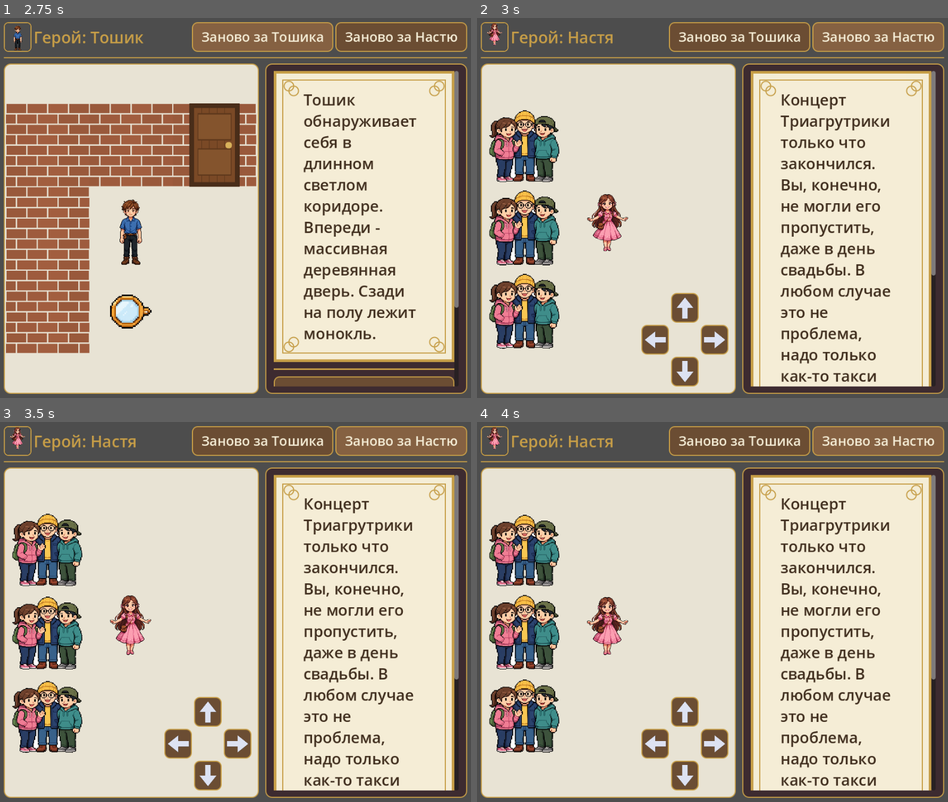
Above: before the commit, frames 1-4 (two rows, left to right).
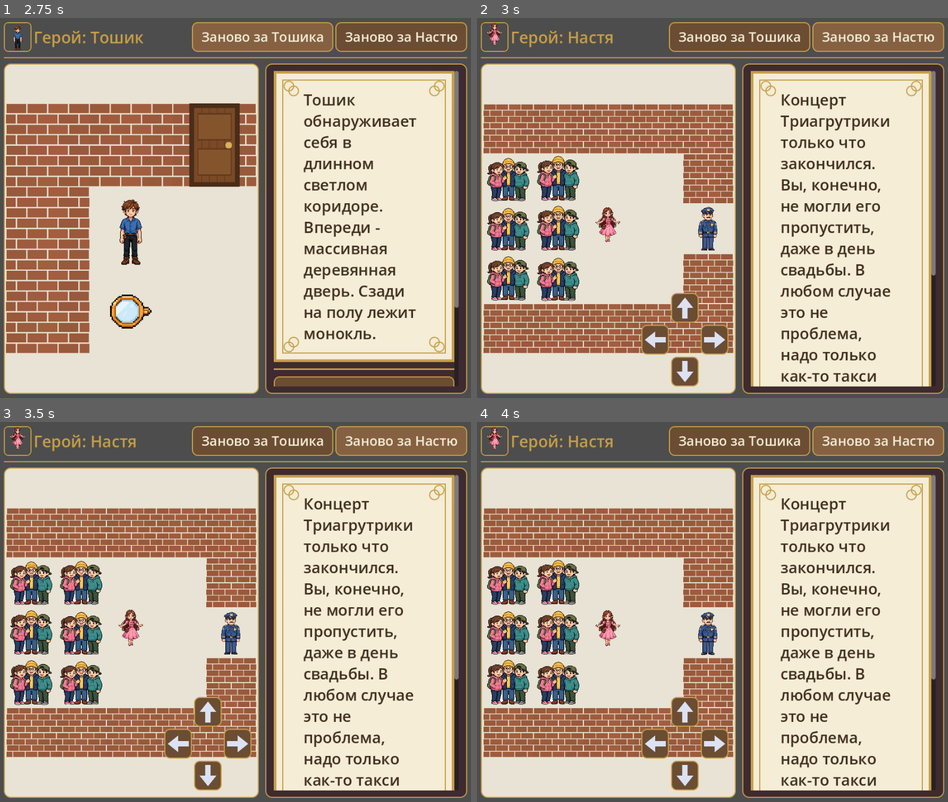
Above: after the commit, the same moments.

Repository: ssokratov/tnquest_godot
Game: Godot game, scene res://scenes/main.tscn
Two runs of this game, one before a commit and one after it. Both use one fixed random seed, a clock stepped at 60 frames per second and the inputs below.
Inputs:
- Up to frame 1 (2.75 s): click "Заново за Тошика" at 0.5 s; click "Заново за Тошика" at 1.25 s; click "Заново за Тошика" at 2 s
- Up to frame 2 (3 s): click "Заново за Настю" at 2.75 s
- Up to frame 3 (3.5 s): no input
- Up to frame 4 (4 s): click "Заново за Настю" at 3.5 s

Frame 1 is identical in both runs. In frame 2, 22% of the frame differs, in the area x 1-55%, y 22-89%; in frame 3, 22%; in frame 4, 22%.

Commit message:
Shoe as a photo card on the floor (sprite untouched); answer buttons left padding 18; narrow dialog buttons 76, D-pad 64; Nastya sees 5x5 from the start

Diff:
--- a/scripts/main.gd
+++ b/scripts/main.gd
@@ -60,6 +60,7 @@
 # Characters do not cycle frames: they squash (see _process).
 var squash_sprites: Array = []
 var small_sprites: Array = []
+var card_sprites: Array = []
 var scaled_sprites: Array = []
 var anim_time := 0.0
 var arrow_icons := {}
@@ -104,6 +105,10 @@
 # render at CHAR_SPRITE_SCALE (see SPRITE_SCALE) so their heads clear
 # the cell edge.
 const ITEM_SPRITES := ["monocle", "extinguisher", "boots", "key", "shoe"]
+# Items drawn as a note/photo card lying on the floor: the sprite
+# itself is untouched, it is composited at runtime onto a procedural
+# ivory card (slightly rotated, soft shadow). Only "shoe" for now.
+const CARD_ITEM_SPRITES := ["shoe"]
 # Big static items: a phone booth is furniture, not a pocket item —
 # it gets character height but never squashes like a character.
 const BIG_ITEM_SPRITES := {"taxofon": 0.9}
@@ -212,6 +217,24 @@
 	if get_viewport_rect().size.x < NARROW_WIDTH:
 		return 64
 	return 56
+
+
+func _dialog_button_min_height() -> int:
+	# Dialog-area buttons (answers, inventory/journal, submit) are
+	# taller than the header buttons on narrow windows, where the
+	# user reads them as the main controls. Desktops keep 56.
+	if get_viewport_rect().size.x < NARROW_WIDTH:
+		return 76
+	return 56
+
+
+func _dpad_button_size() -> int:
+	# Arrow buttons are square; bigger on narrow windows (their
+	# icons scale via expand_icon). Wide keeps 52 wide; the height
+	# there stays the 56 floor from _button_min_height().
+	if get_viewport_rect().size.x < NARROW_WIDTH:
+		return 64
+	return 52
 
 
 func _set_button_height(button: Button, h: int) -> void:
@@ -537,6 +560,7 @@
 	submit_button.focus_mode = FOCUS_NONE
 	submit_button.add_theme_font_size_override("font_size", 20)
 	_style_button(submit_button)
+	_set_button_height(submit_button, _dialog_button_min_height())
 	submit_button.pressed.connect(_on_text_submit)
 	input_row.add_child(submit_button)
 	feedback_label = Label.new()
@@ -568,6 +592,7 @@
 		button.focus_mode = FOCUS_NONE
 		button.add_theme_font_size_override("font_size", 18)
 		_style_button(button)
+		_set_button_height(button, _dialog_button_min_height())
 		button.pressed.connect(_on_move.bind(code))
 		inv_row.add_child(button)
 		dpad_buttons[code] = button
@@ -580,16 +605,17 @@
 	# Row 1: (empty) / up / (empty); row 2: left / centre / right;
 	# row 3: (empty) / down / (empty).
 	var dpad_layout := ["", "t", "", "l", "", "r", "", "d", ""]
+	var ds := _dpad_button_size()
 	for code in dpad_layout:
 		if code == "":
 			var spacer := Control.new()
-			spacer.custom_minimum_size = Vector2(52, 52)
+			spacer.custom_minimum_size = Vector2(ds, ds)
 			dpad.add_child(spacer)
 		else:
 			var button := Button.new()
 			button.icon = _arrow_icon(code)
 			button.expand_icon = true
-			button.custom_minimum_size = Vector2(52, 52)
+			button.custom_minimum_size = Vector2(ds, ds)
 			button.focus_mode = FOCUS_NONE
 			_style_button(button)
 			button.pressed.connect(_on_move.bind(code))
@@ -807,18 +833,34 @@
 	# Button tap targets follow the viewport: taller on narrow
 	# windows (phones), standard on desktops. Recomputed here so a
 	# rotation or window resize updates buttons built earlier.
+	# Header buttons use the standard height; dialog-area buttons
+	# (answers, inventory/journal, submit) are taller on narrow;
+	# arrow buttons are square and bigger on narrow (their icons
+	# scale via expand_icon).
 	var bh := _button_min_height()
+	var dbh := _dialog_button_min_height()
+	var ds := _dpad_button_size()
 	_set_button_height(reset_toshik_button, bh)
 	_set_button_height(reset_nastya_button, bh)
-	_set_button_height(submit_button, bh)
+	_set_button_height(submit_button, dbh)
 	for code in dpad_buttons:
-		_set_button_height(dpad_buttons[code] as Button, bh)
+		var db := dpad_buttons[code] as Button
+		if db == null:
+			continue
+		if code in ["i", "j"]:
+			_set_button_height(db, dbh)
+		else:
+			db.custom_minimum_size = Vector2(ds, bh)
+	if dpad_pad != null:
+		for child in dpad_pad.get_children():
+			if not (child is Button):
+				(child as Control).custom_minimum_size = Vector2(ds, ds)
 	if answers_box != null:
 		for child in answers_box.get_children():
-			_set_button_height(child as Button, bh)
+			_set_button_height(child as Button, dbh)
 	if inv_row != null:
 		for child in inv_row.get_children():
-			_set_button_height(child as Button, bh)
+			_set_button_height(child as Button, dbh)
 
 
 func _notification(what: int) -> void:
@@ -919,6 +961,26 @@
 		child.custom_minimum_size = Vector2(cell, cell)
 	for entry in small_sprites:
 		entry["node"].custom_minimum_size = Vector2(cell / 2, cell / 2)
+	for entry in card_sprites:
+		# Photo card: 0.8 x 0.66 of a cell (matches the shoe's own
+		# aspect), rotated -0.1 rad; the rotated bounding box
+		# (0.86 x 0.74) still fits its cell. The shoe sits inside
+		# with a small ivory margin, like a picture on the card.
+		var cw := cell * 0.8
+		var ch := cell * 0.66
+		var m := cell * 0.06
+		var card: Control = entry["card"]
+		card.custom_minimum_size = Vector2(cw, ch)
+		card.pivot_offset = Vector2(cw / 2, ch / 2)
+		var shadow: ColorRect = entry["shadow"]
+		shadow.position = Vector2(cell * 0.03, cell * 0.045)
+		shadow.size = Vector2(cw, ch)
+		var paper: Panel = entry["paper"]
+		paper.position = Vector2.ZERO
+		paper.size = Vector2(cw, ch)
+		var shoe: TextureRect = entry["shoe"]
+		shoe.position = Vector2(m, m)
+		shoe.custom_minimum_size = Vector2(cw - 2 * m, ch - 2 * m)
 	for entry in scaled_sprites:
 		var s: float = entry["scale"]
 		entry["node"].custom_minimum_size = Vector2(cell * s, cell * s)
@@ -1048,6 +1110,7 @@
 		child.free()
 	animated_tiles = []
 	small_sprites = []
+	card_sprites = []
 	scaled_sprites = []
 	squash_sprites = []
 	var fog_cells: Array = []
@@ -1150,7 +1213,26 @@
 						sprite.texture = frames[0]
 						sprite.expand_mode = TextureRect.EXPAND_IGNORE_SIZE
 						sprite.stretch_mode = TextureRect.STRETCH_KEEP_ASPECT_CENTERED
-						if sprite_name in ITEM_SPRITES:
+						if sprite_name in CARD_ITEM_SPRITES:
+							# A note/photo card lying on the floor: the
+							# sprite PNG is untouched, it is composited
+							# onto a procedural ivory card (rotated a
+							# touch, soft shadow). Exact sizes are fixed
+							# up in _apply_cell_size like other sprites.
+							var cwrap := CenterContainer.new()
+							var card := Control.new()
+							card.rotation = -0.1
+							var shadow := ColorRect.new()
+							shadow.color = Color(0, 0, 0, 0.25)
+							card.add_child(shadow)
+							var paper := Panel.new()
+							paper.add_theme_stylebox_override("panel", _panel_style(PARCHMENT, Color(0.55, 0.45, 0.30), 4))
+							card.add_child(paper)
+							card.add_child(sprite)
+							cwrap.add_child(card)
+							cell.add_child(cwrap)
+							card_sprites.append({"card": card, "shadow": shadow, "paper": paper, "shoe": sprite})
+						elif sprite_name in ITEM_SPRITES:
 							# Half-size, centered in its cell; the
 							# exact size is fixed up in _apply_cell_size.
 							var wrap := CenterContainer.new()
@@ -1184,7 +1266,7 @@
 						if sprite_name == "fire":
 							if frames.size() > 1:
 								animated_tiles.append({"node": sprite, "frames": frames, "interval": 0.18, "elapsed": 0.0, "idx": 0})
-						elif sprite_name not in ITEM_SPRITES and sprite_name not in BIG_ITEM_SPRITES:
+						elif sprite_name not in ITEM_SPRITES and sprite_name not in BIG_ITEM_SPRITES and sprite_name not in CARD_ITEM_SPRITES:
 							squash_sprites.append({"node": sprite, "phase": squash_sprites.size() * 0.9})
 					else:
 						_add_emoji_cell(cell, tiles[y][x])
@@ -1224,6 +1306,7 @@
 			child.queue_free()
 		animated_tiles = []
 		small_sprites = []
+		card_sprites = []
 		scaled_sprites = []
 		squash_sprites = []
 		showing_photo = true
@@ -1256,6 +1339,11 @@
 			button.autowrap_mode = TextServer.AUTOWRAP_WORD_SMART
 			button.add_theme_font_size_override("font_size", _scaled(23))
 			_style_button(button)
+			# Answer text is left-aligned: it needs a left pad so it
+			# stops hugging the gold border (header buttons got the
+			# same 18 px earlier).
+			_pad_button_sides(button, 18)
+			_set_button_height(button, _dialog_button_min_height())
 			button.pressed.connect(_on_answer.bind(answer))
 			answers_box.add_child(button)
 	dpad_block.visible = has_move
--- a/scripts/quest_engine.gd
+++ b/scripts/quest_engine.gd
@@ -157,8 +157,10 @@
 
 func visible_tiles() -> Array:
 	# Returns rows of emoji strings, hero icon in the centre.
-	var radius := 2 if "Glasses" in inventory else 1
+	# Nastya sees a 5x5 window from the start (like Toshik with the
+	# monocle); Toshik needs the monocle (Glasses) for the wide view.
 	var dlg := current_dialog()
+	var radius := 2 if ("Glasses" in inventory or dlg.get("story", "") == "nastya") else 1
 	var hero_emoji: String = _emoji(dlg.get("player_icon", "O"))
 	var rows: Array = []
 	for dy in range(-radius, radius + 1):
